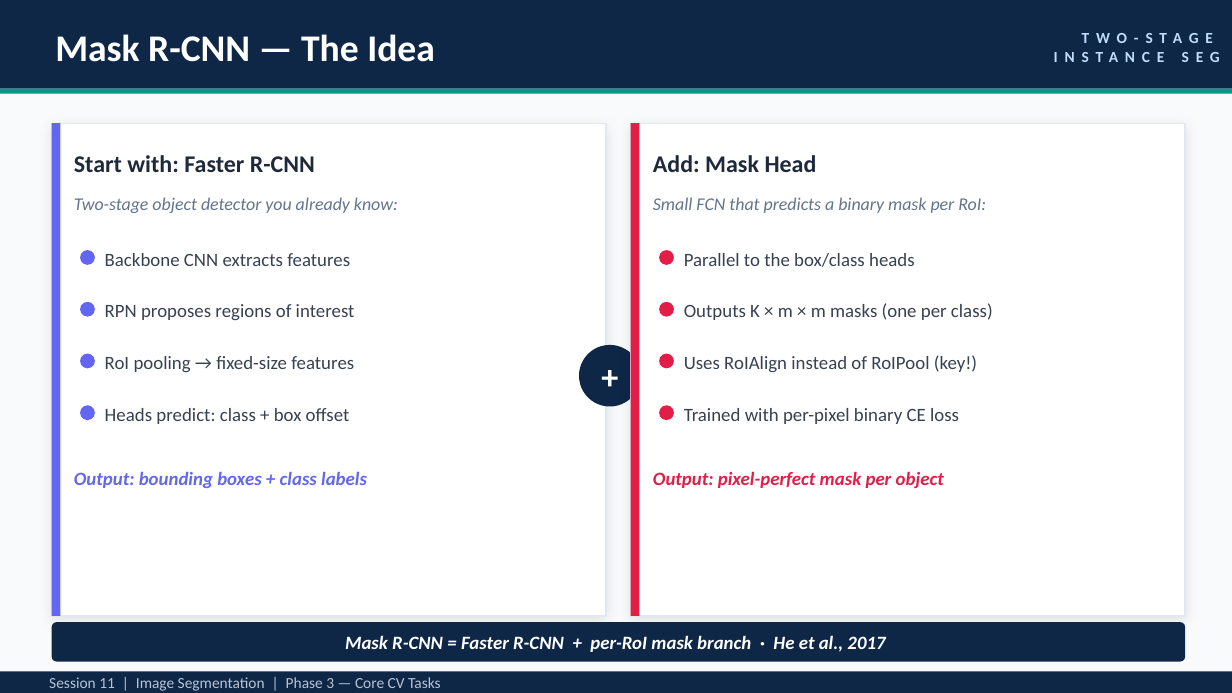
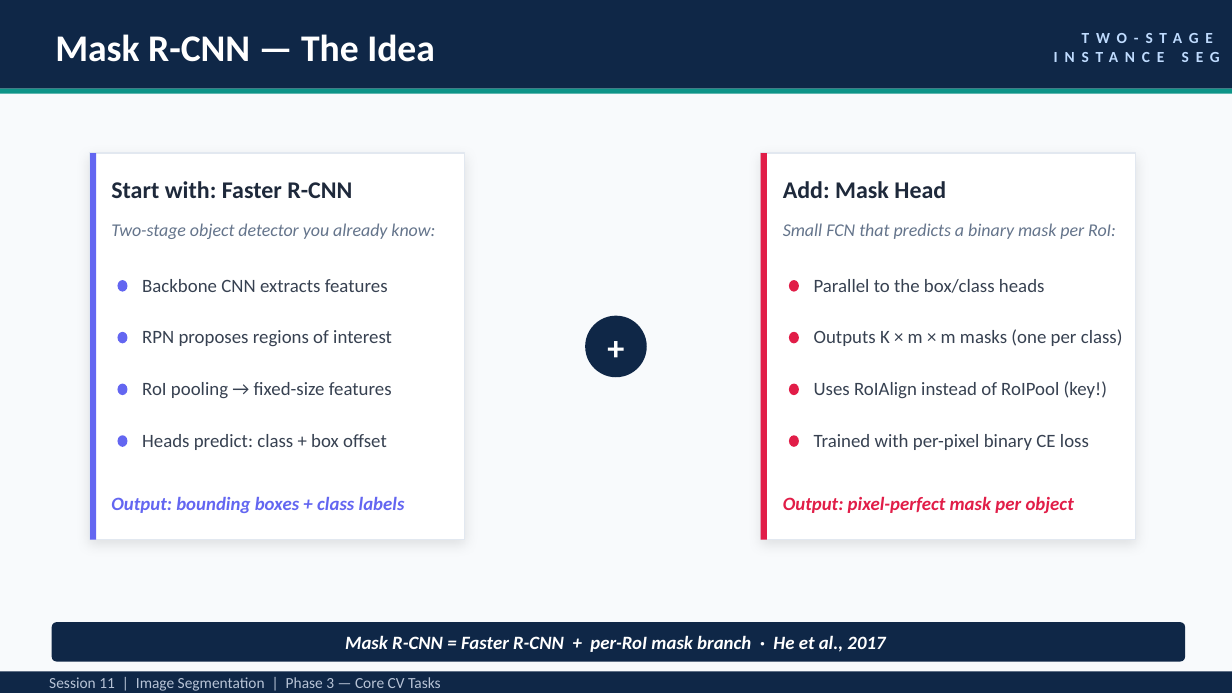
Before and after one commit to ShahZebYousafzai/AI-CV-Lecture, a slide deck: slide 13 of Session 11/Session_11_Segmentation.pptx. Drawn at 1232x693 pixels with LibreOffice and Linux fonts; fonts in the diff are those of the drawing. Boxes give left, top, right and bottom in pixels: in the first picture for what was removed or moved away, otherwise in the second. Text is boxed around its words. In the diff, an @@ line names an element or a change of style, - is before the commit and + after.

```diff
--- a/Session 11/Session_11_Segmentation.pptx
+++ b/Session 11/Session_11_Segmentation.pptx
@@ rectangle: place and size @@
-rectangle at (52,123,606,616)
+rectangle at (89,153,463,540)
@@ rectangle: place and size @@
-rectangle at (52,123,60,616)
+rectangle at (90,153,96,540)
@@ text "Start with: Faster R-CNN": place and size @@
-text "Start with: Faster R-CNN" at (74,155,315,172)
+text "Start with: Faster R-CNN" at (111,181,352,198)
@@ rectangle: place and size @@
-rectangle at (631,123,1185,616)
+rectangle at (760,153,1135,540)
@@ rectangle: place and size @@
-rectangle at (631,123,639,616)
+rectangle at (760,153,766,540)
@@ text "Add: Mask Head": place and size @@
-text "Add: Mask Head" at (653,155,817,172)
+text "Add: Mask Head" at (783,181,946,198)
@@ text "Two-stage object detector you already ...": place and size @@
-text "Two-stage object detector you already ..." at (74,197,398,213)
+text "Two-stage object detector you already ..." at (111,223,435,239)
@@ text "Small FCN that predicts a ...": place and size @@
-text "Small FCN that predicts a ..." at (653,197,986,213)
+text "Small FCN that predicts a ..." at (783,223,1116,239)
@@ ellipse: place and size @@
-ellipse at (80,250,95,265)
+ellipse at (117,280,127,291)
@@ text "Backbone CNN extracts features": place and size @@
-text "Backbone CNN extracts features" at (105,253,350,266)
+text "Backbone CNN extracts features" at (142,279,388,292)
@@ ellipse: place and size @@
-ellipse at (659,250,674,265)
+ellipse at (788,280,798,291)
@@ text "Parallel to the box/class heads": place and size @@
-text "Parallel to the box/class heads" at (684,253,915,267)
+text "Parallel to the box/class heads" at (814,279,1045,293)
@@ text "RPN proposes regions of interest": place and size @@
-text "RPN proposes regions of interest" at (105,304,355,320)
+text "RPN proposes regions of interest" at (142,330,392,346)
@@ ellipse: place and size @@
-ellipse at (579,345,641,407)
+ellipse at (585,315,647,377)
@@ text "+": place and size @@
-text "+" at (579,345,641,407)
+text "+" at (585,315,647,377)
@@ text "Outputs K × m × ...": place and size @@
-text "Outputs K × m × ..." at (684,303,993,320)
+text "Outputs K × m × ..." at (814,329,1123,346)
@@ ellipse: place and size @@
-ellipse at (80,302,95,317)
+ellipse at (117,331,127,342)
@@ ellipse: place and size @@
-ellipse at (659,302,674,317)
+ellipse at (788,331,798,342)
@@ ellipse: place and size @@
-ellipse at (80,354,95,368)
+ellipse at (117,383,127,394)
@@ text "RoI pooling → fixed-size features": place and size @@
-text "RoI pooling → fixed-size features" at (105,356,354,372)
+text "RoI pooling → fixed-size features" at (142,382,392,398)
@@ ellipse: place and size @@
-ellipse at (659,354,674,368)
+ellipse at (788,383,798,394)
@@ text "Uses RoIAlign instead of RoIPool ...": place and size @@
-text "Uses RoIAlign instead of RoIPool ..." at (684,355,977,372)
+text "Uses RoIAlign instead of RoIPool ..." at (814,381,1107,398)
@@ ellipse: place and size @@
-ellipse at (80,405,95,420)
+ellipse at (117,435,127,446)
@@ text "Heads predict: class + box ...": place and size @@
-text "Heads predict: class + box ..." at (105,408,350,424)
+text "Heads predict: class + box ..." at (142,434,387,450)
@@ ellipse: place and size @@
-ellipse at (659,405,674,420)
+ellipse at (788,435,798,446)
@@ text "Trained with per-pixel binary CE ...": place and size @@
-text "Trained with per-pixel binary CE ..." at (684,408,959,424)
+text "Trained with per-pixel binary CE ..." at (814,434,1089,450)
@@ text "Output: bounding boxes + class ...": place and size @@
-text "Output: bounding boxes + class ..." at (74,472,367,488)
+text "Output: bounding boxes + class ..." at (111,497,405,513)
@@ text "Output: pixel-perfect mask per object": place and size @@
-text "Output: pixel-perfect mask per object" at (653,471,944,488)
+text "Output: pixel-perfect mask per object" at (783,496,1074,513)
```
Also in this commit, not shown: 8 other slides changed, 1 other file.
